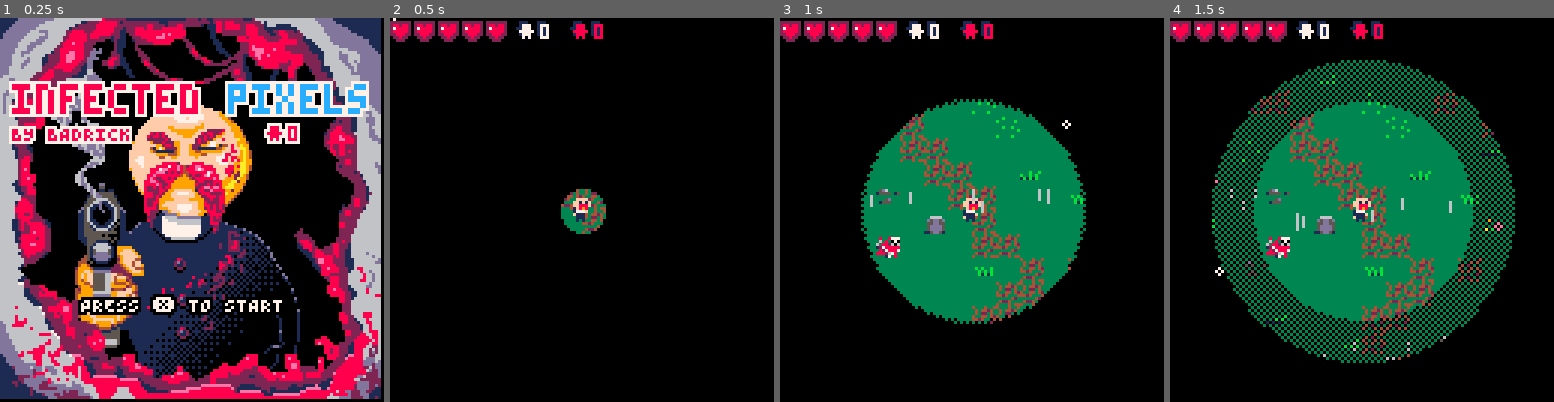
Above: before the commit, frames 1-4 (left to right).
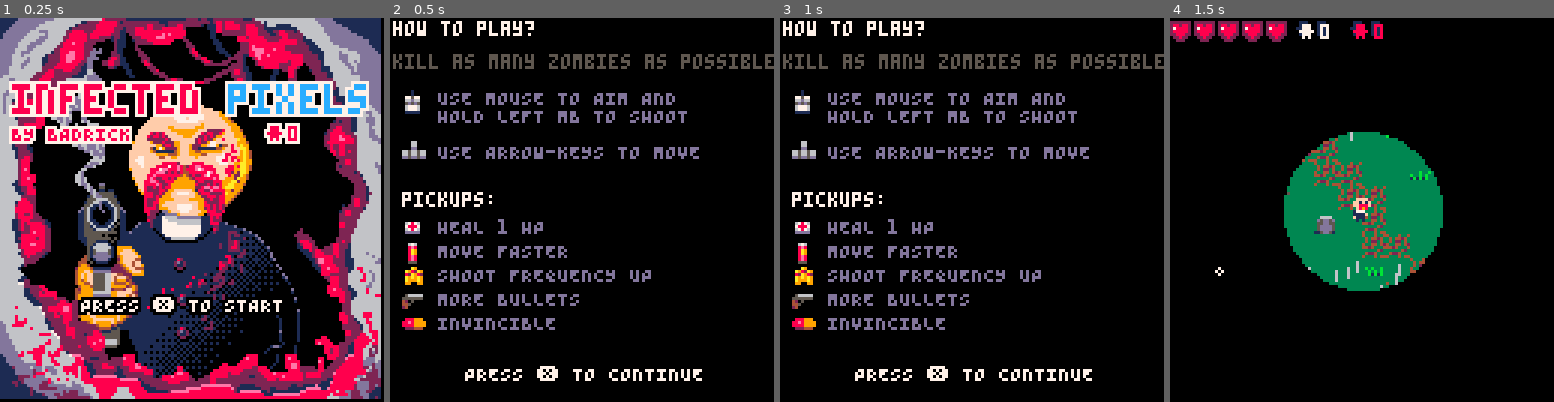
Above: after the commit, the same moments.

Repository: b4dr1ck/Pico8
Game: PICO-8 cartridge infected_pix.p8
Same seed, same stepped clock (60 frames per second), same inputs: the game is played once before the commit and once after it.
Inputs (mouse positions are in pixels of both pictures, inside the frame that each line leads up to):
- Up to frame 1 (0.25 s): no input
- Up to frame 2 (0.5 s): tap X (X key) at 0.33 s
- Up to frame 3 (1 s): click (1060, 121) at 0.67 s
- Up to frame 4 (1.5 s): tap X (X key) at 1.07 s; click (1216, 267) at 1.22 s

Frame 1 is identical in both runs. In frame 2, 12% of the frame differs, in the area x 0-100%, y 0-95%; in frame 3, 35%; in frame 4, 24%.

Commit message:
EXTEND: infected_pix: Hilfe eingebaut

Diff:
--- a/infected_pix.p8
+++ b/infected_pix.p8
@@ -103,9 +103,9 @@
 end
 
 function _update60()
- game_timer+=1
 
  if game_state == "game" then
+  game_timer+=1
 	 -- update camera
 	 if player.invincible and not player.pill then
 	  -- shake camera effect
@@ -550,10 +550,14 @@
 	elseif game_state == "mainmenu" then
 
 	 if btnp(❎) then
-	  game_state="game"
-	  sfx(9)
-	 end
-
+	  game_state="help"
+	 end
+
+	elseif game_state == "help" then
+		 if btnp(❎) then
+	  	game_state="game"
+	  	sfx(9)
+	 	end
 	end
 
  -- reset game-timer
@@ -878,6 +882,28 @@
 		print("\^o7ff\f8BY BADRICK",4,36,11)
 	 print("\^o7ff\f8웃"..killcounter_highscore,88,36,7)
 	 print("\^o0ff\f7PRESS ❎ TO START",27,sine_wave(32,92,2,0.05),7)
+
+ elseif game_state == "help" then
+ 	print("how to play?",1,1,7)
+ 	print("kill as many zombies as possible and try to survive",1,12,5)
+
+ 	spr(135,4,24)
+ 	print("USE MOUSE TO AIM AND \nHOLD LEFT MB TO SHOOT",16,24,13)
+ 	spr(136,4,40)
+ 	print("USE ARROW-KEYS TO MOVE",16,42,13)
+ 	print("pickups:",4,58,7)
+
+ 	for s=1,5 do
+ 	 spr(s+127,4,s*8+58)
+ 	end
+	 print("HEAL 1 HP",16,67,13)
+	 print("MOVE FASTER",16,75,13)
+	 print("SHOOT FREQUENCY UP",16,83,13)
+	 print("MORE BULLETS",16,91,13)
+	 print("INVINCIBLE",16,99,13)
+
+	 print("\^o0ff\f7PRESS ❎ TO CONTINUE",25,sine_wave(32,118,2,0.05),7)
+
 	end
 end
 
@@ -1215,14 +1241,14 @@
 00000000000000000000000000000000000000000000000000000000000000000000000000000000000000000000000000000000000000000000000000000000
 00000000000000000000000000000000000000000000000000000000000000000000000000000000000000000000000000000000000000000000000000000000
 00000000000000000000000000000000000000000000000000000000000000000000000000000000000000000000000000000000000000000000000000000000
-00000000000000000000000000000000000000000000000000000000000000000000000000000000000000000000000000000000000000000000000000000000
-0000000000676000000a900000000000000000000444f44000000000000000000000000000000000000000000000000000000000000000000000000000000000
-06787600008e80000a982a900566666008889990f4f4444400666660000000000000000000000000000000000000000000000000000000000000000000000000
-07888700008a9000082a98205555555088e89999444444f406744470000000000000000000000000000000000000000000000000000000000000000000000000
-06787600008a90000a9a9a90420500008888999999aaaaa906066660000000000000000000000000000000000000000000000000000000000000000000000000
-0ddddd00008e80000a999a9044500000022244403b3b3b3b00667760000000000000000000000000000000000000000000000000000000000000000000000000
-00000000008e80000990099024000000000000008822282800055500000000000000000000000000000000000000000000000000000000000000000000000000
-00000000005550000000000000000000000000000444444000000000000000000000000000000000000000000000000000000000000000000000000000000000
+00000000000000000000000000000000000000000000000000000000000100000000000000000000000000000000000000000000000000000000000000000000
+0000000000676000000a900000000000000000000444f44000000000000100000006600000000000000000000000000000000000000000000000000000000000
+06787600008e80000a982a900566666008889990f4f4444400666660077577000006600000000000000000000000000000000000000000000000000000000000
+07888700008a9000082a98205555555088e89999444444f406744470066d6600000dd00000000000000000000000000000000000000000000000000000000000
+06787600008a90000a9a9a90420500008888999999aaaaa90606666005d5d5006656656600000000000000000000000000000000000000000000000000000000
+0ddddd00008e80000a999a9044500000022244403b3b3b3b00667760067776006656656600000000000000000000000000000000000000000000000000000000
+00000000008e8000099009902400000000000000882228280005550006777600dd5dd5dd00000000000000000000000000000000000000000000000000000000
+00000000005550000000000000000000000000000444444000000000011111000000000000000000000000000000000000000000000000000000000000000000
 
 
 
Not shown, changed: the thumbnail (__label__) section of infected_pix.p8
